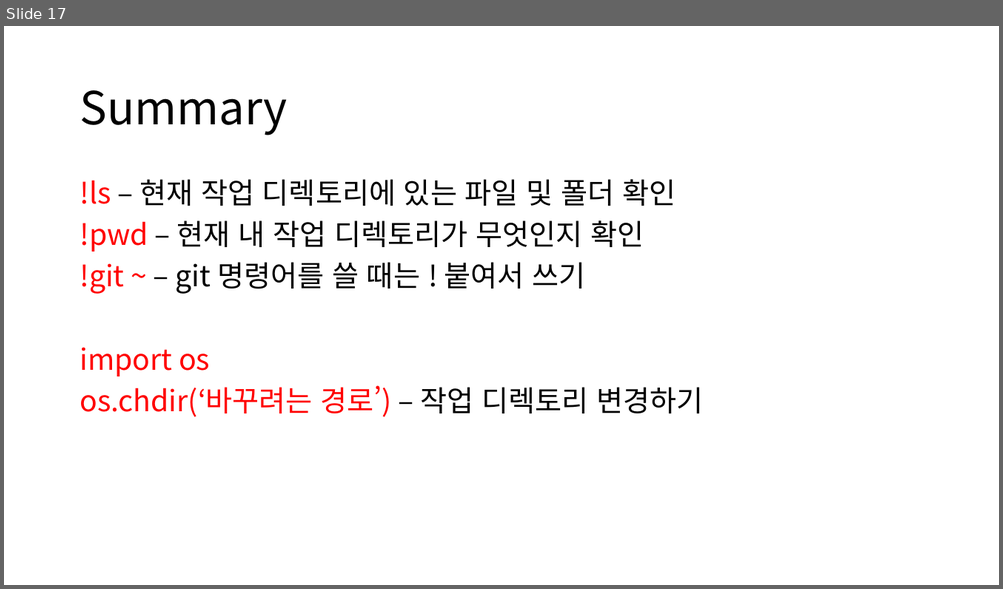
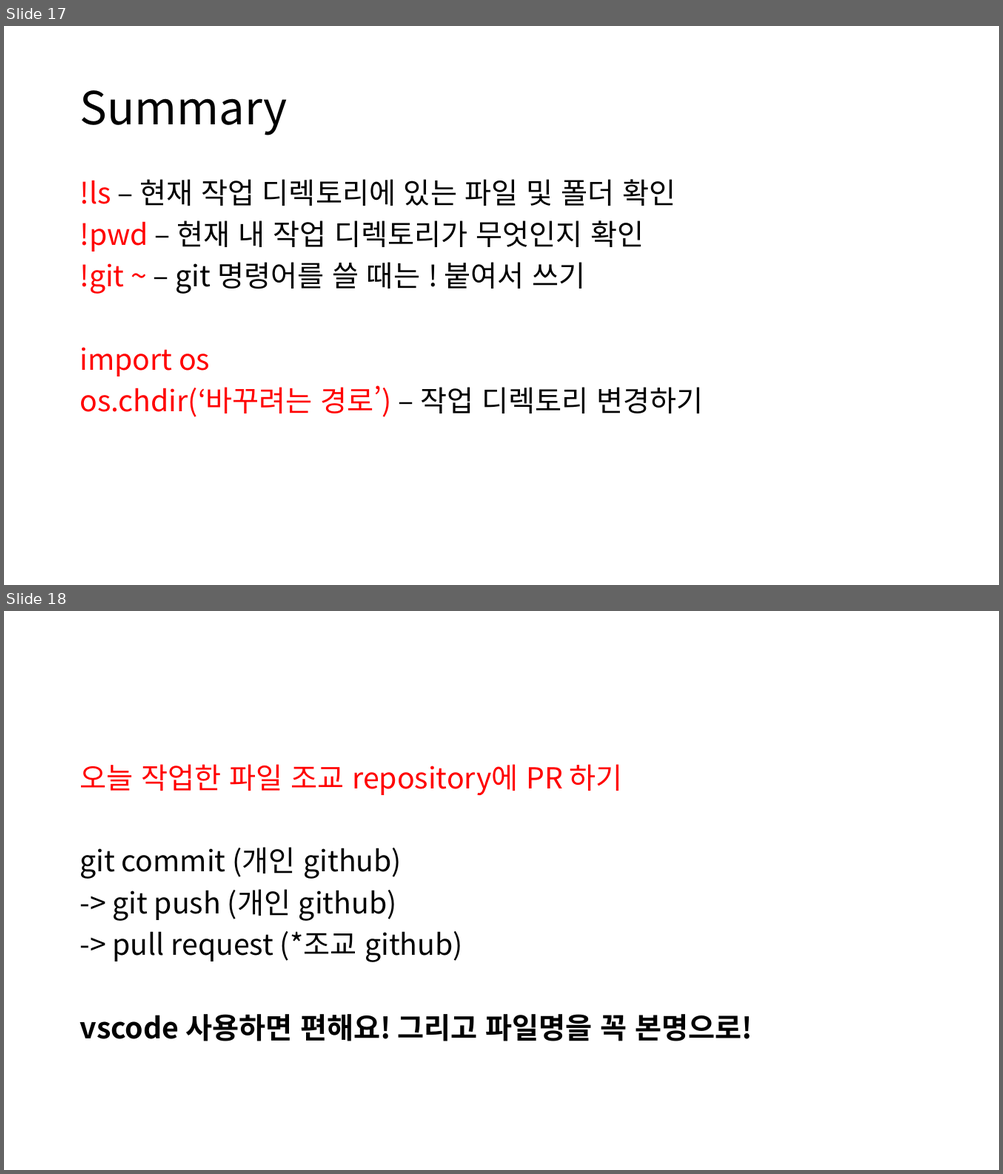
Before and after one commit to tjdghks994/ai-security, a slide deck: 4th week/4th.pptx. Shown one above the other, each under a label of ours: slide 17 before the commit, slides 17 and 18 after it. The pictures are 1003x589 and 1003x1174 pixels, drawn with LibreOffice and Linux fonts; fonts in the diff are those of the drawing. Boxes give left, top, right and bottom in pixels: in the first picture for what was removed or moved away, otherwise in the second. Text is boxed around its words. In the diff, an @@ line names an element or a change of style, - is before the commit and + after.

Commit message:
4th ppt update

```diff
--- a/4th week/4th.pptx
+++ b/4th week/4th.pptx
@@ slide 18 added at bbox=[4, 611, 999, 1170], background #FFFFFF @@
@@ text added at bbox=[79, 764, 752, 1042], 28 pt, text #000000 @@
+오늘 작업한 파일 조교 repository에 PR 하기
+git commit (개인 github)
+-> git push (개인 github)
+-> pull request (*조교 github)
+vscode 사용하면 편해요! 그리고 파일명을 꼭 본명으로!
```
